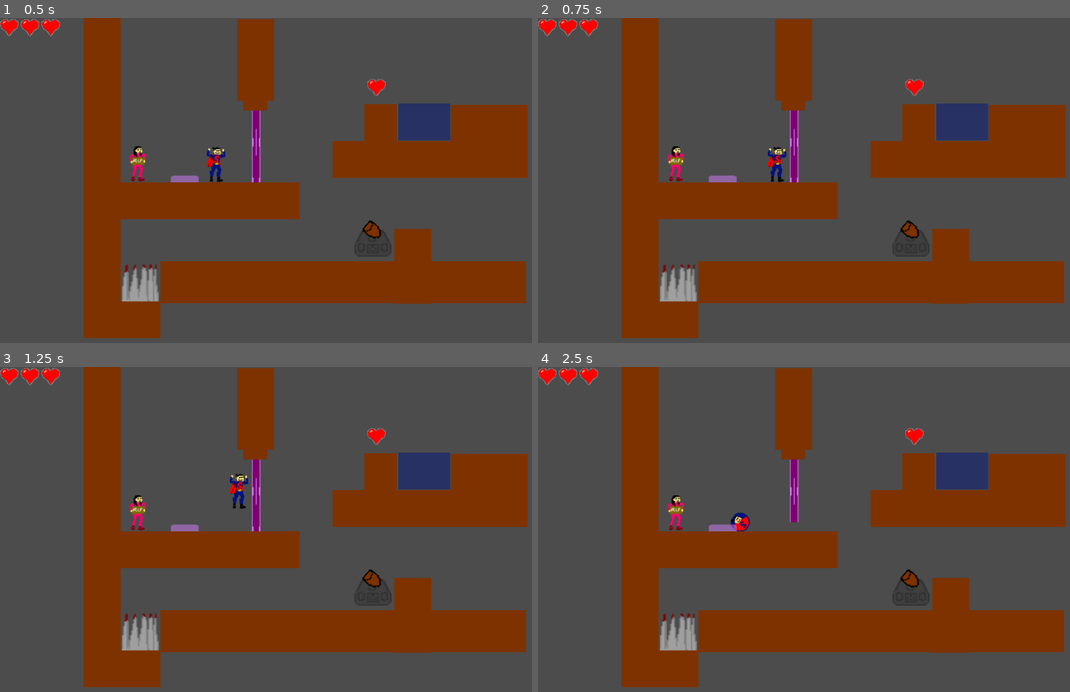
Above: before the commit, frames 1-4 (two rows, left to right).
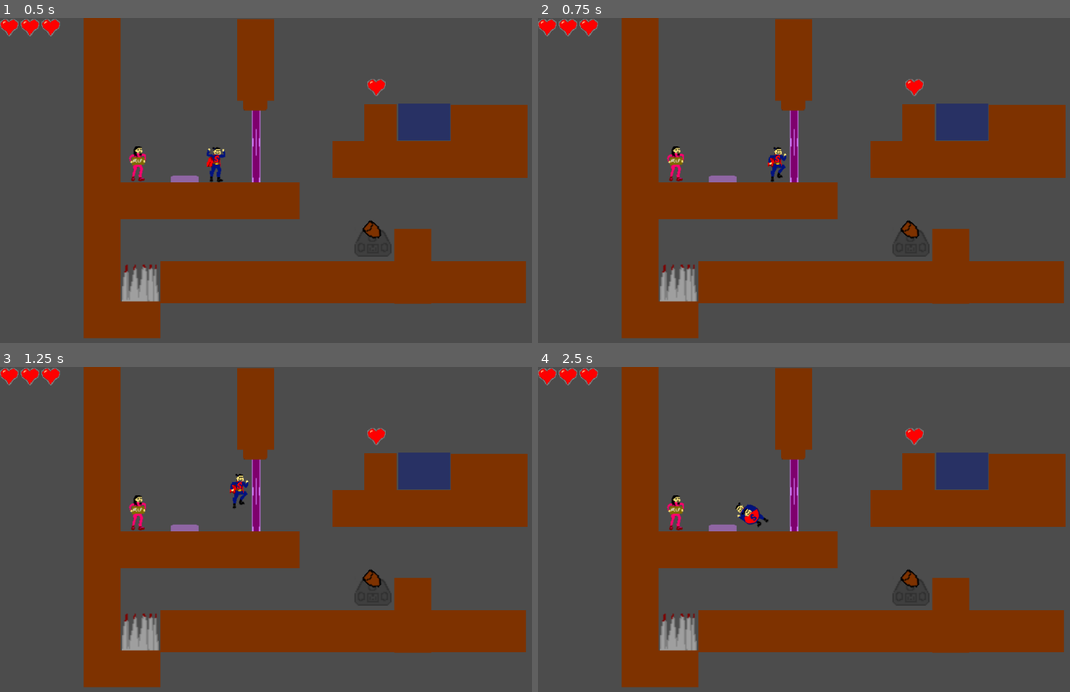
Above: after the commit, the same moments.

Repository: epielemeier/SacrificialSam
Game: Godot game, scene res://Level.tscn
Same seed, same stepped clock (60 frames per second), same inputs: the game is played once before the commit and once after it.
Inputs:
- Up to frame 1 (0.5 s): no input
- Up to frame 2 (0.75 s): tap Enter at 0.5 s; hold Right (ui_right) from 0.53 s (still down); hold Z (dash) from 0.53 s (still down)
- Up to frame 3 (1.25 s): keep holding Right (ui_right); keep holding Z (dash); tap Space (ui_select) at 0.77 s
- Up to frame 4 (2.5 s): release Z (dash) at 1.28 s; tap X (interact) at 1.35 s; tap Space (ui_select) at 1.52 s; release Right (ui_right) at 2.03 s; hold Left (ui_left) from 2.03 s (still down); tap C (shrink) at 2.1 s

Frame 1 is identical in both runs. In frame 2, 0.1% of the frame differs, in the area x 43-47%, y 40-51%; in frame 3, 0.1%; in frame 4, 0.4%, in the area x 36-50%, y 41-51%.
Error after the commit: Invalid set index 'visible' (on base: 'null instance') with value of type 'bool'. (res://Hero.gd:158)

Commit message:
Walking animation with full gear

Diff:
--- a/EquipmentManager.gd
+++ b/EquipmentManager.gd
@@ -12,6 +12,13 @@
 	# Called when the node is added to the scene for the first time.
 	# Initialization here
 	pass
+
+func _on_Hero_end_walk(animated_sprite):
+	animated_sprite.animation = "default"
+
+func _on_Hero_start_walk(animated_sprite):
+	animated_sprite.animation = "walk"
+	animated_sprite.play()
 
 func lose_equipment(equipment):
 	var new_file = "res://art/hero_"
--- a/Hero.gd
+++ b/Hero.gd
@@ -1,6 +1,8 @@
 extends KinematicBody2D
 
 signal interacting
+signal start_walk
+signal end_walk
 
 # copied and modified from https://github.com/godotengine/godot-demo-projects/blob/master/2d/kinematic_character/player.gd
 const SPEEDUP = 2
@@ -50,6 +52,11 @@
 	var interact = !shrinking and Input.is_action_just_pressed("interact")
 	var shrunk = Input.is_action_just_pressed("shrink")
 
+	if flying or (!walk_left and !walk_right):
+		emit_signal("end_walk", $AnimatedSprite)
+	else:
+		emit_signal("start_walk", $AnimatedSprite)
+
 	var stop = true
 
 	if shrunk:
@@ -62,7 +69,7 @@
 			force.x -= WALK_FORCE
 			stop = false
 			is_facing_left = true
-			$Sprite.flip_h = true
+			$AnimatedSprite.flip_h = true
 			if shrinking:
 				rotation -= PI/10
 
@@ -71,7 +78,7 @@
 			force.x += WALK_FORCE
 			stop = false
 			is_facing_left = false
-			$Sprite.flip_h = false
+			$AnimatedSprite.flip_h = false
 			if shrinking:
 				rotation += PI/10
 
@@ -142,6 +149,8 @@
 
 func _ready():
 	$EquipmentManager.connect("change_sprite", self, "_on_EquipmentManager_change_sprite")
+	self.connect("start_walk", $EquipmentManager, "_on_Hero_start_walk")
+	self.connect("end_walk", $EquipmentManager, "_on_Hero_end_walk")
 
 func toggle_shrink():
 	shrinking = !shrinking
--- a/Hero.tscn
+++ b/Hero.tscn
@@ -1,9 +1,26 @@
-[gd_scene load_steps=8 format=2]
+[gd_scene load_steps=12 format=2]
 
 [ext_resource path="res://Hero.gd" type="Script" id=1]
-[ext_resource path="res://EquipmentManager.gd" type="Script" id=2]
-[ext_resource path="res://art/hero.png" type="Texture" id=3]
-[ext_resource path="res://art/hero_super_size.png" type="Texture" id=4]
+[ext_resource path="res://art/hero.png" type="Texture" id=2]
+[ext_resource path="res://art/hero_walk1.png" type="Texture" id=3]
+[ext_resource path="res://art/hero_walk2.png" type="Texture" id=4]
+[ext_resource path="res://art/hero_walk3.png" type="Texture" id=5]
+[ext_resource path="res://EquipmentManager.gd" type="Script" id=6]
+[ext_resource path="res://art/hero_super_size.png" type="Texture" id=7]
+
+[sub_resource type="SpriteFrames" id=4]
+
+animations = [ {
+"frames": [ ExtResource( 2 ) ],
+"loop": true,
+"name": "default",
+"speed": 5.0
+}, {
+"frames": [ ExtResource( 3 ), ExtResource( 4 ), ExtResource( 5 ) ],
+"loop": true,
+"name": "walk",
+"speed": 5.0
+} ]
 
 [sub_resource type="CapsuleShape2D" id=1]
 
@@ -21,31 +38,33 @@
 custom_solver_bias = 0.0
 radius = 16.8203
 
-[node name="Hero" type="KinematicBody2D"]
+[node name="Hero" type="KinematicBody2D" index="0"]
 
 input_pickable = false
 collision_layer = 1
-collision_mask = 30
+collision_mask = 1
 collision/safe_margin = 0.08
 script = ExtResource( 1 )
-_sections_unfolded = [ "Collision", "Transform" ]
+_sections_unfolded = [ "Collision" ]
 
-[node name="EquipmentManager" type="Node" parent="." index="0"]
+[node name="AnimatedSprite" type="AnimatedSprite" parent="." index="0"]
 
-script = ExtResource( 2 )
+frames = SubResource( 4 )
+animation = "walk"
 
-[node name="CollisionShape2D" type="CollisionShape2D" parent="." index="1"]
+[node name="EquipmentManager" type="Node" parent="." index="1"]
+
+script = ExtResource( 6 )
+
+[node name="CollisionShape2D" type="CollisionShape2D" parent="." index="2"]
 
 position = Vector2( -0.163062, 2.35066 )
 scale = Vector2( 1.60813, 1.52634 )
 shape = SubResource( 1 )
 
-[node name="Sprite" type="Sprite" parent="." index="2"]
-
-texture = ExtResource( 3 )
-
 [node name="HeadArea" type="Area2D" parent="." index="3"]
 
+editor/display_folded = true
 input_pickable = true
 gravity_vec = Vector2( 0, 1 )
 gravity = 98.0
Not shown: 1 places in Hero.tscn that only renumber resources
Binary file added: art/hero_walk1.png
Not shown, added: art/hero_walk1.png.import
Binary file added: art/hero_walk2.png
Not shown, added: art/hero_walk2.png.import
Binary file added: art/hero_walk3.png
Not shown, added: art/hero_walk3.png.import
Not shown, added: art/hero_walk1.ora
Not shown, added: art/hero_walk2.ora
Not shown, added: art/hero_walk3.ora
